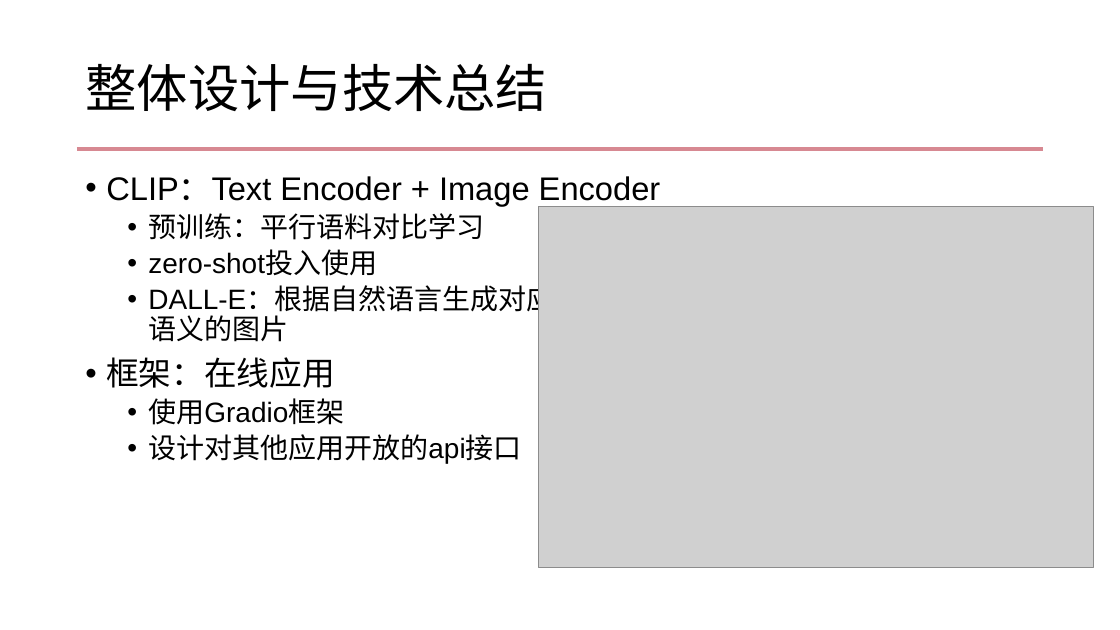
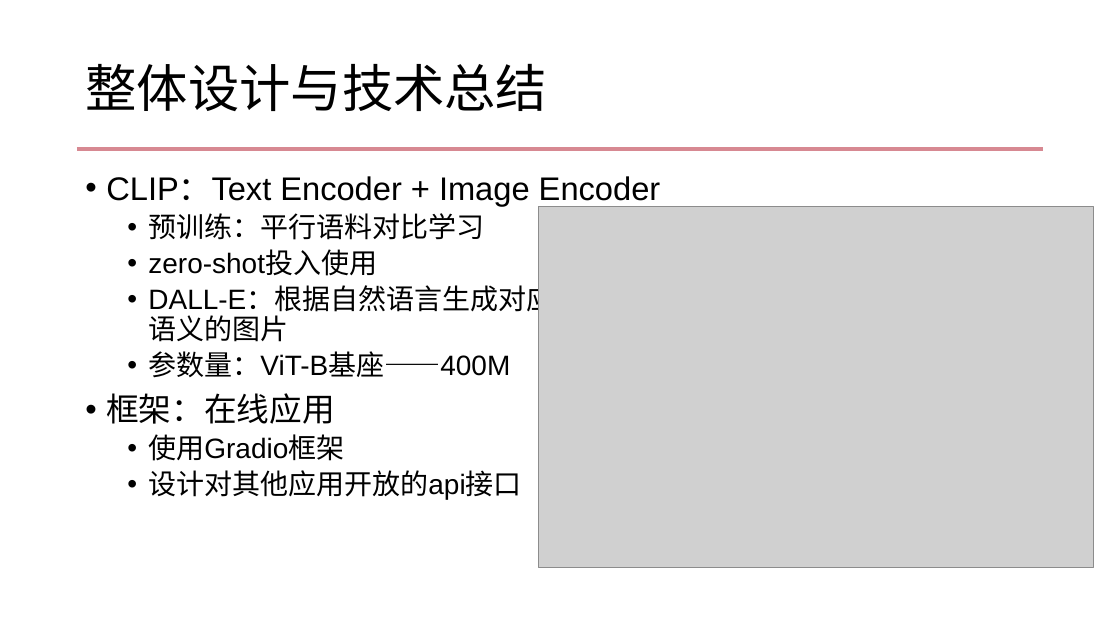
Before and after one commit to Ep11phany/ISE2023Autumn, a slide deck: slide 6 of ISE-Proposal.pptx. Drawn at 1120x630 pixels with LibreOffice and Linux fonts; fonts in the diff are those of the drawing; grey boxes stand for pictures; background and template pictures are left out. Boxes give left, top, right and bottom in pixels: in the first picture for what was removed or moved away, otherwise in the second. Text is boxed around its words. In the diff, an @@ line names an element or a change of style, - is before the commit and + after.

Commit message:
Update proposal ppt

```diff
--- a/ISE-Proposal.pptx
+++ b/ISE-Proposal.pptx
@@ text at [148, 351, 510, 378]: paragraph added @@
+  • 参数量：ViT-B基座——400M
```
Also in this commit, not shown: 1 other file.
